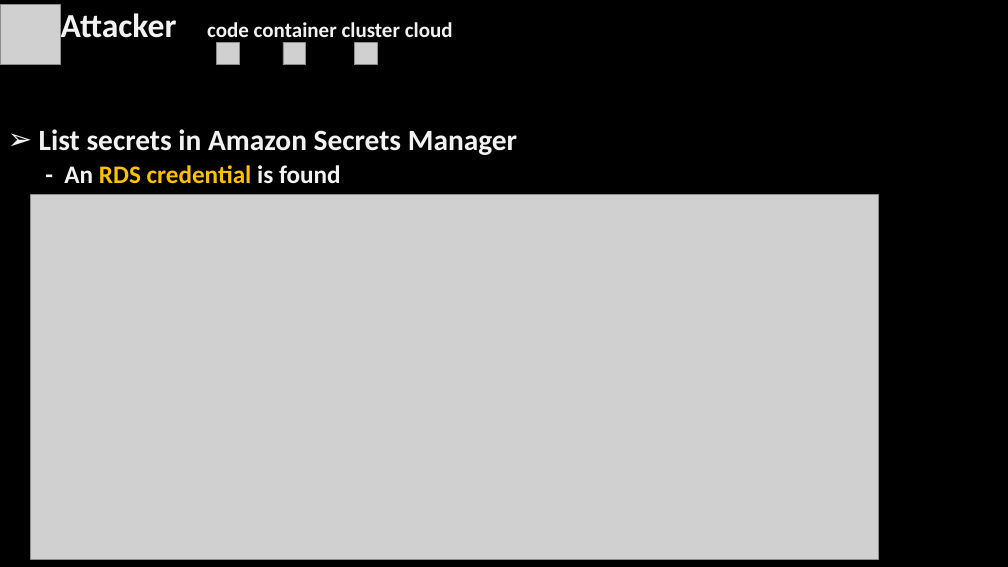
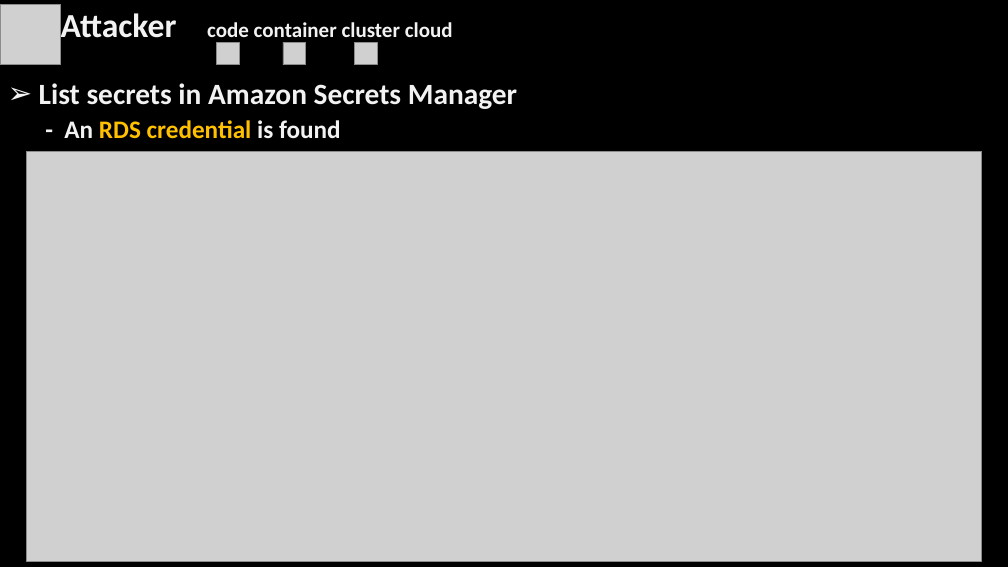
Before and after one commit to simonangel-fong/react2shell-eks, a slide deck: slide 19 of docs/slide/post01_eks_breach.pptx. Drawn at 1008x567 pixels with LibreOffice and Linux fonts; fonts in the diff are those of the drawing; grey boxes stand for pictures; background and template pictures are left out. Boxes give left, top, right and bottom in pixels: in the first picture for what was removed or moved away, otherwise in the second. Text is boxed around its words. In the diff, an @@ line names an element or a change of style, - is before the commit and + after.

```diff
--- a/docs/slide/post01_eks_breach.pptx
+++ b/docs/slide/post01_eks_breach.pptx
@@ text "List secrets in Amazon Secrets ...": place and size @@
-text "List secrets in Amazon Secrets ..." at [39,129,517,184]
+text "List secrets in Amazon Secrets ..." at [39,83,517,139]
@@ picture: place and size @@
-picture at [30,195,879,560]
+picture at [26,151,982,562]
```
Also in this commit, not shown: 12 other slides changed, 13 other files.
